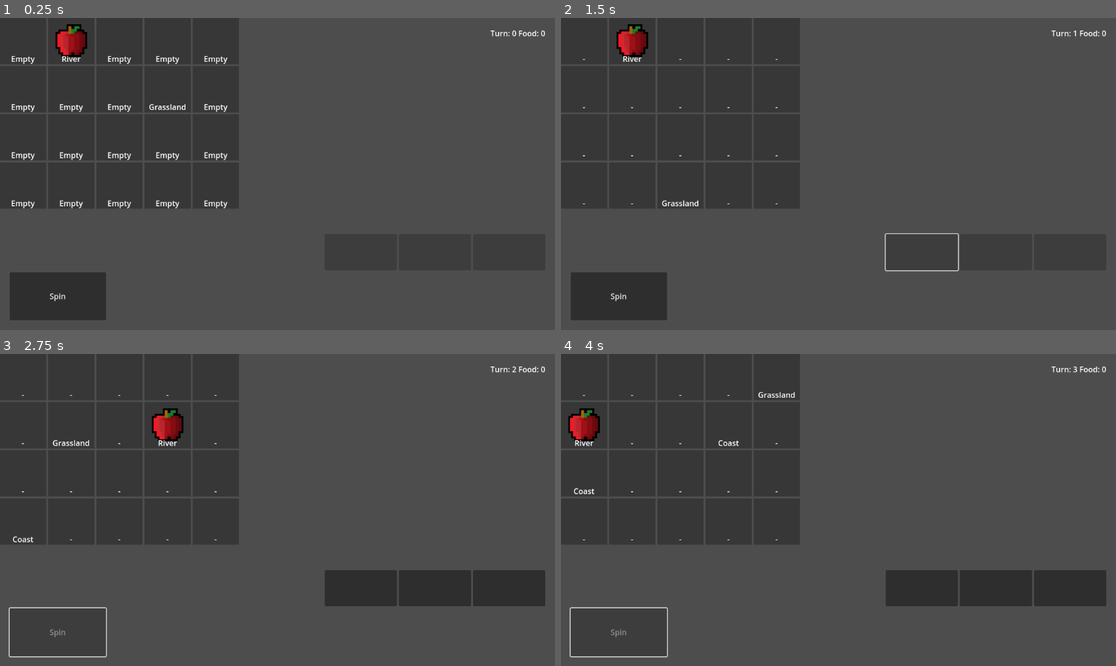
Above: before the commit, frames 1-4 (two rows, left to right).
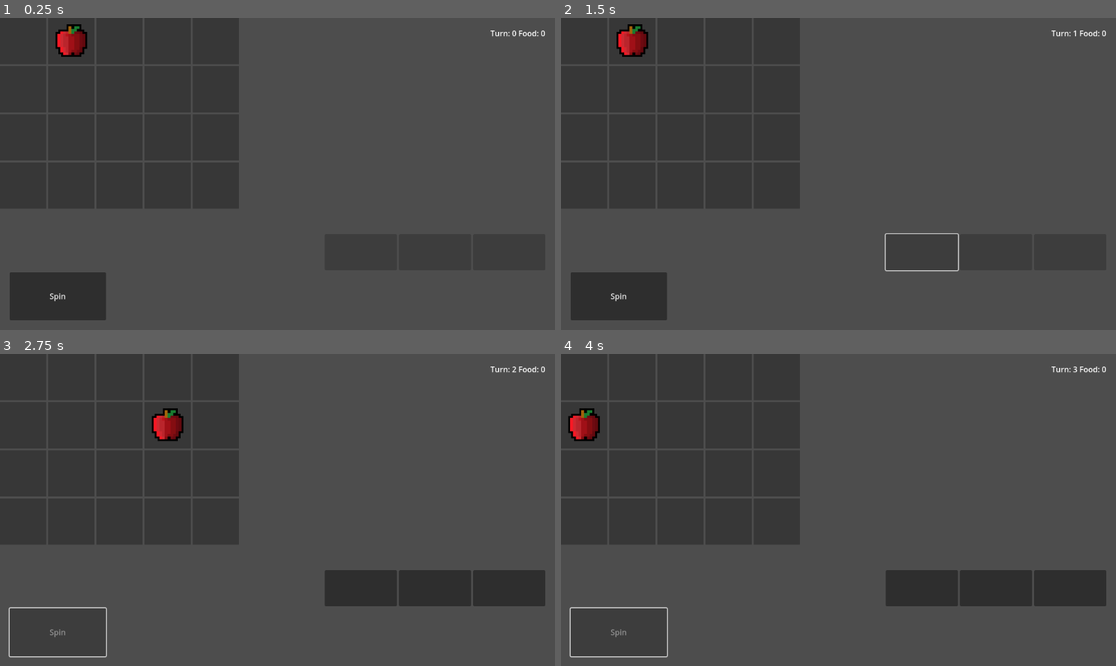
Above: after the commit, the same moments.

Repository: evian-christ/hian-godot-port
Game: Godot game, scene res://Game.tscn
The game is run twice, just before and just after one commit, with the same random seed, the same clock (stepped at 60 frames per second) and the same inputs.
Inputs (mouse positions are in pixels of both pictures, inside the frame that each line leads up to):
- Up to frame 1 (0.25 s): no input
- Up to frame 2 (1.5 s): click "Spin" at 0.5 s; click (921, 252) at 1.25 s
- Up to frame 3 (2.75 s): click "Spin" at 2 s
- Up to frame 4 (4 s): click (993, 588) at 2.75 s; click "Spin" at 3.5 s

The runs differ from the first frame. In frame 1, 1.0% of the frame differs, in the area x 2-42%, y 12-62%; in frame 2, 0.1%; in frame 3, 0.2%; in frame 4, 0.2%.

Commit message:
refactor: Remove label from Slot

Diff:
--- a/hian/Slot.gd
+++ b/hian/Slot.gd
@@ -1,7 +1,6 @@
 extends ColorRect
 
 @onready var symbol_texture: TextureRect = $SymbolTexture
-@onready var label: Label = $Label
 
 var current_symbol: SymbolData = null
 var is_empty: bool = true
@@ -15,7 +14,5 @@
 
 	if not is_empty:
 		symbol_texture.texture = symbol_data.texture
-		label.text = symbol_data.name
 	else:
 		symbol_texture.texture = null
-		label.text = "-"
--- a/hian/Slot.tscn
+++ b/hian/Slot.tscn
@@ -16,16 +16,3 @@
 grow_vertical = 2
 expand_mode = 1
 stretch_mode = 4
-
-[node name="Label" type="Label" parent="."]
-layout_mode = 1
-anchors_preset = 12
-anchor_top = 1.0
-anchor_right = 1.0
-anchor_bottom = 1.0
-offset_top = -23.0
-grow_horizontal = 2
-grow_vertical = 0
-text = "Empty"
-horizontal_alignment = 1
-vertical_alignment = 1
